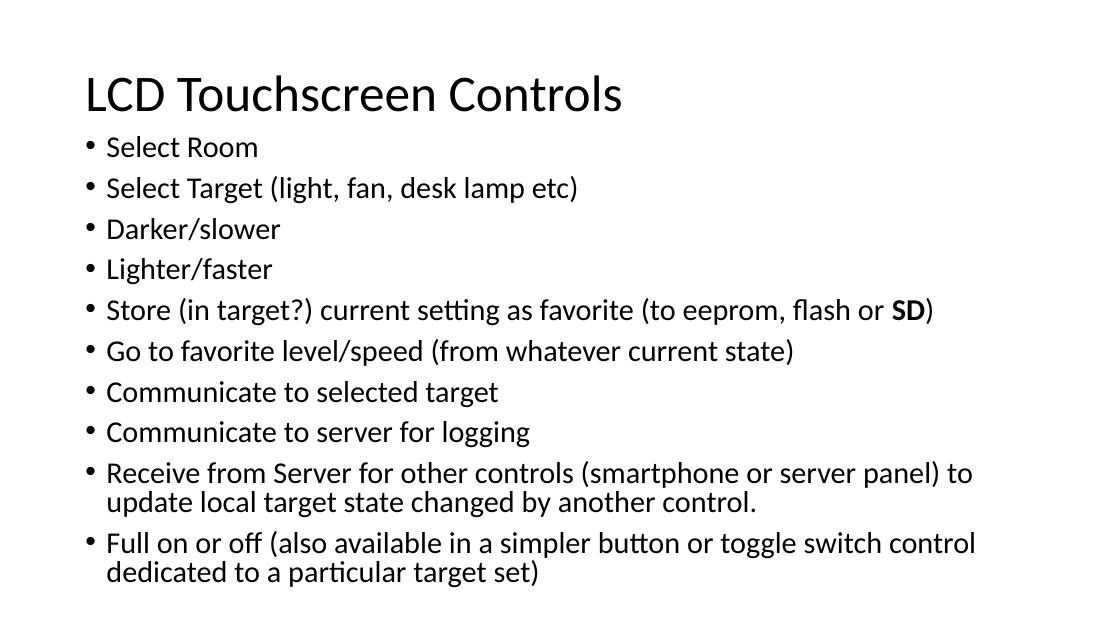
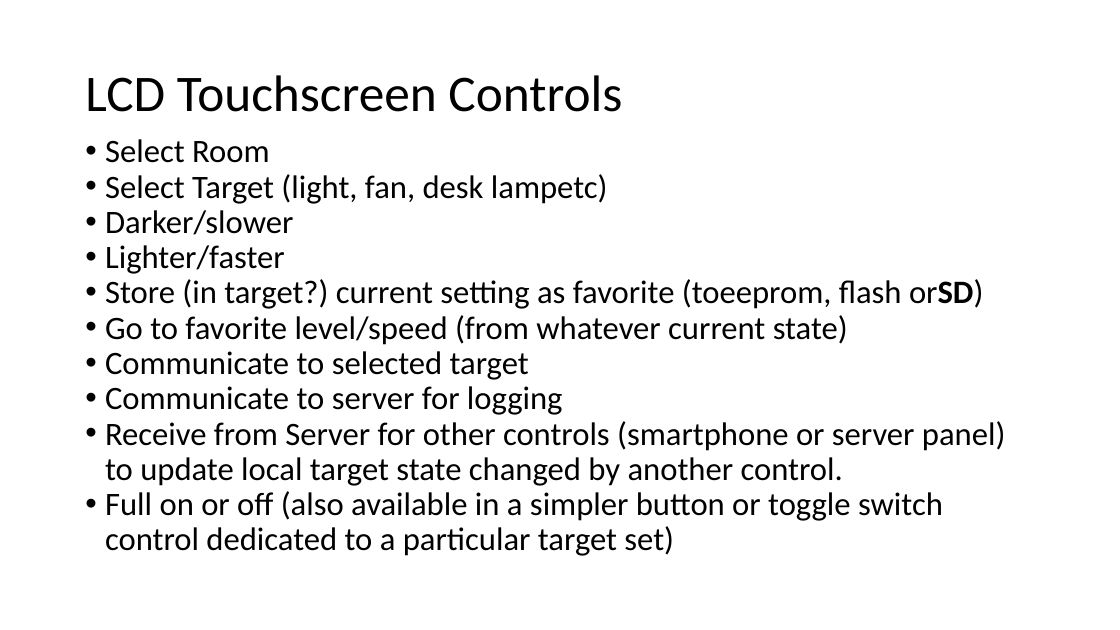
Before and after one commit to amigabill/jhu_EN525.743, a slide deck: slide 6 of Docs/pdr_wtoner_2015fall.pptx. Drawn at 1120x630 pixels with LibreOffice and Linux fonts; fonts in the diff are those of the drawing. Boxes give left, top, right and bottom in pixels: in the first picture for what was removed or moved away, otherwise in the second. Text is boxed around its words. In the diff, an @@ line names an element or a change of style, - is before the commit and + after.

```diff
--- a/Docs/pdr_wtoner_2015fall.pptx
+++ b/Docs/pdr_wtoner_2015fall.pptx
@@ text at (105,139,1006,556): size 25.9 to 28 pt in "Select Room", "Darker/slower", "Lighter/faster", "Go to favorite level/speed (from whatever current ..." and 4 more places; indent changed; line spacing 0.8 to 0.9; less space between paragraphs @@
@@ text at (105,174,608,204): text changed; size 25.9 to 28 pt @@
-• Select Target (light, fan, desk lamp etc)
+• Select Target (light, fan, desk lampetc)
@@ text at (105,279,983,309): text changed; size 25.9 to 28 pt @@
-• Store (in target?) current setting as favorite (to eeprom, flash or SD)
+• Store (in target?) current setting as favorite (toeeprom, flash orSD)
```
Also in this commit, not shown: 6 other slides changed, 5 slides added.
